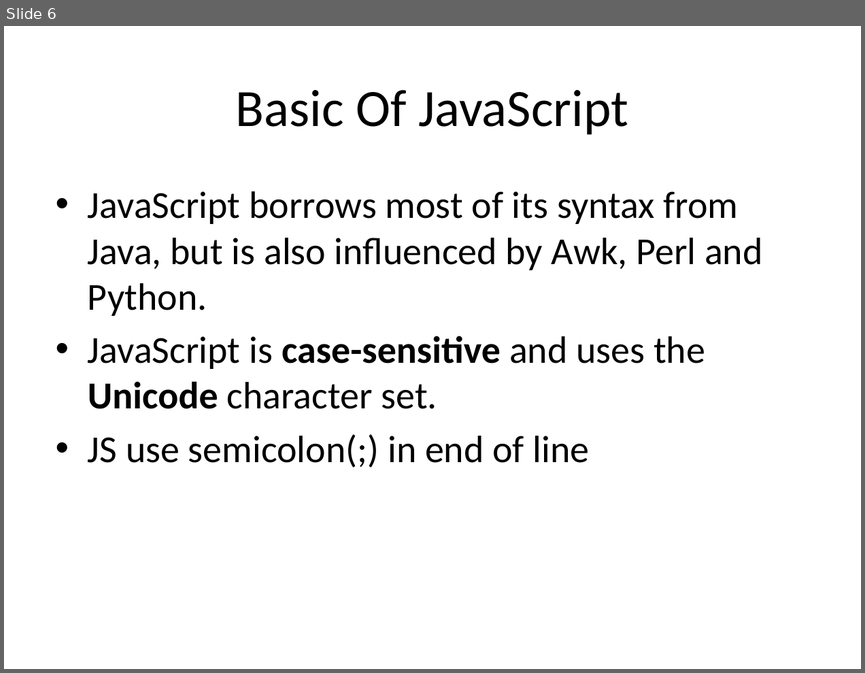
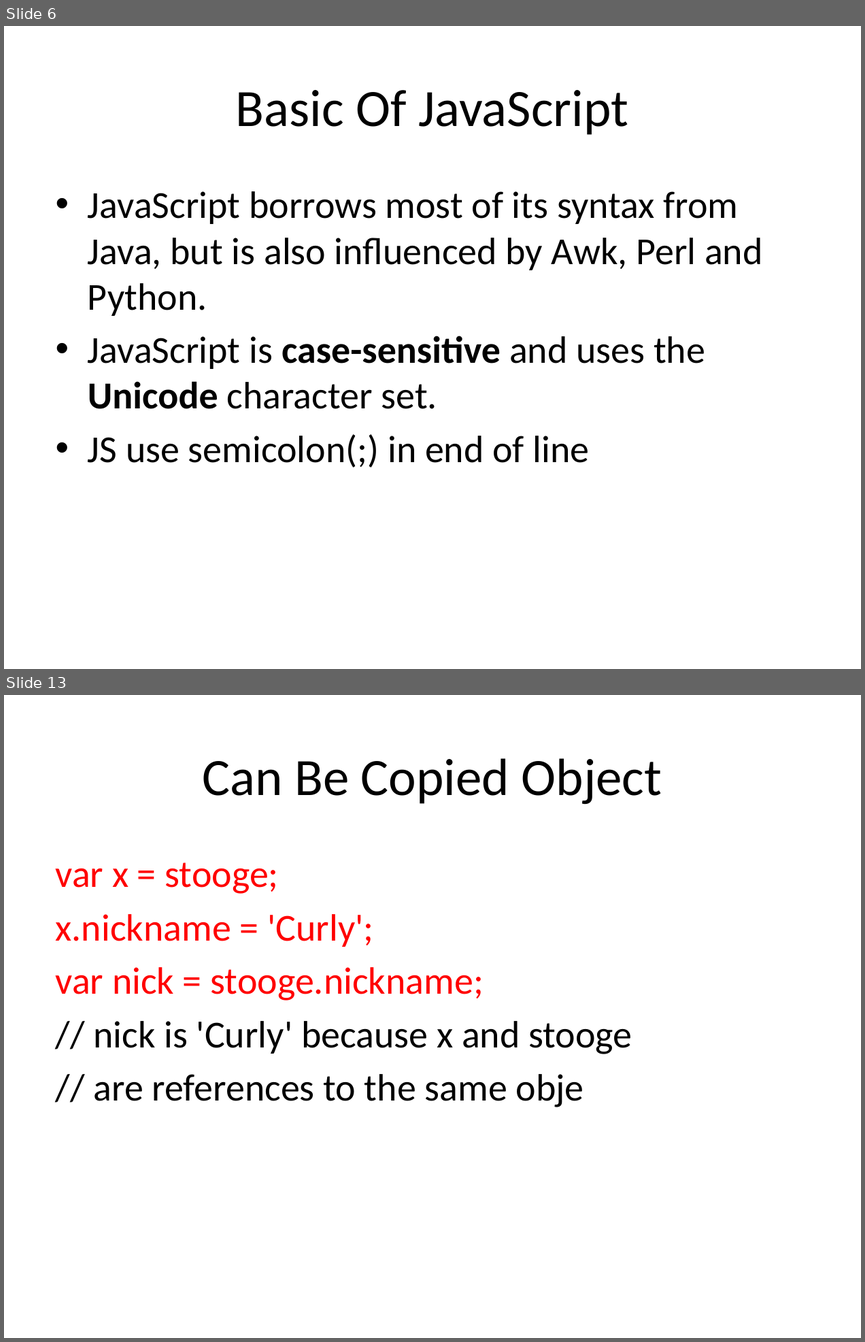
Before and after one commit to kuliketik/nullJSLearn, a slide deck: Introduction JavaScript.pptx. Shown one above the other, each under a label of ours: slide 6 before the commit, slides 6 and 13 after it; the slides between them are not shown. The pictures are 865x673 and 865x1342 pixels, drawn with LibreOffice and Linux fonts; fonts in the diff are those of the drawing. Boxes give left, top, right and bottom in pixels: in the first picture for what was removed or moved away, otherwise in the second. Text is boxed around its words. In the diff, an @@ line names an element or a change of style, - is before the commit and + after.

```diff
--- a/Introduction JavaScript.pptx
+++ b/Introduction JavaScript.pptx
@@ slide 13 added at (4, 695, 861, 1338), background #FFFFFF @@
@@ title added at (203, 758, 662, 804), 44 pt, text #000000 @@
+Can Be Copied Object
@@ text added at (56, 862, 632, 1107), 32 pt, text #000000 @@
+var x = stooge;
+x.nickname = 'Curly';
+var nick = stooge.nickname;
+// nick is 'Curly' because x and stooge
+// are references to the same obje
```
Also in this commit, not shown: 9 other slides added.
